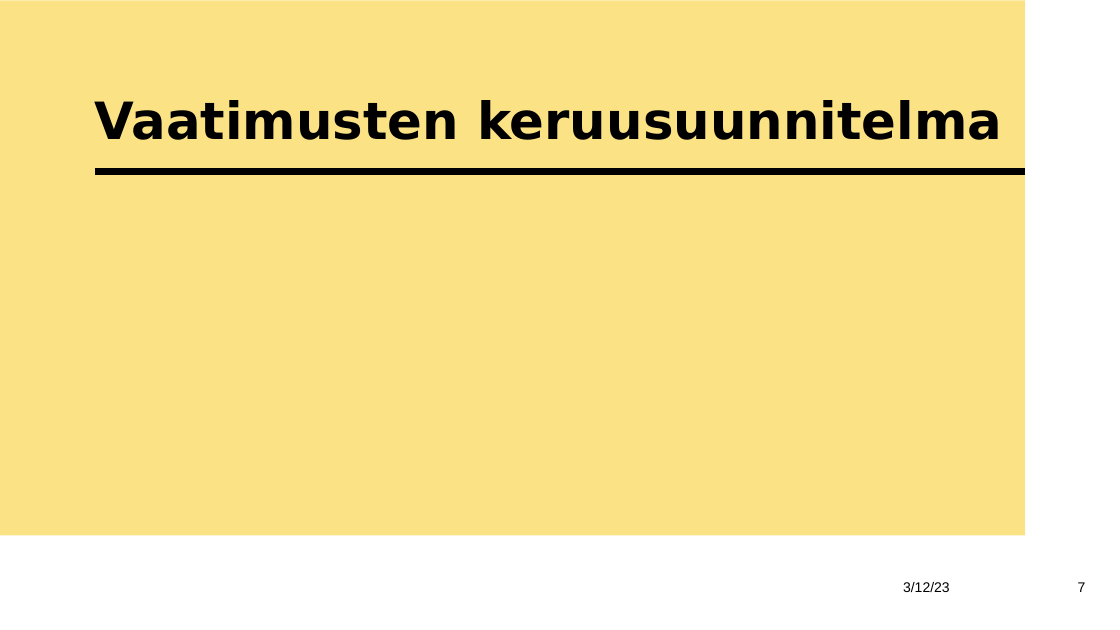
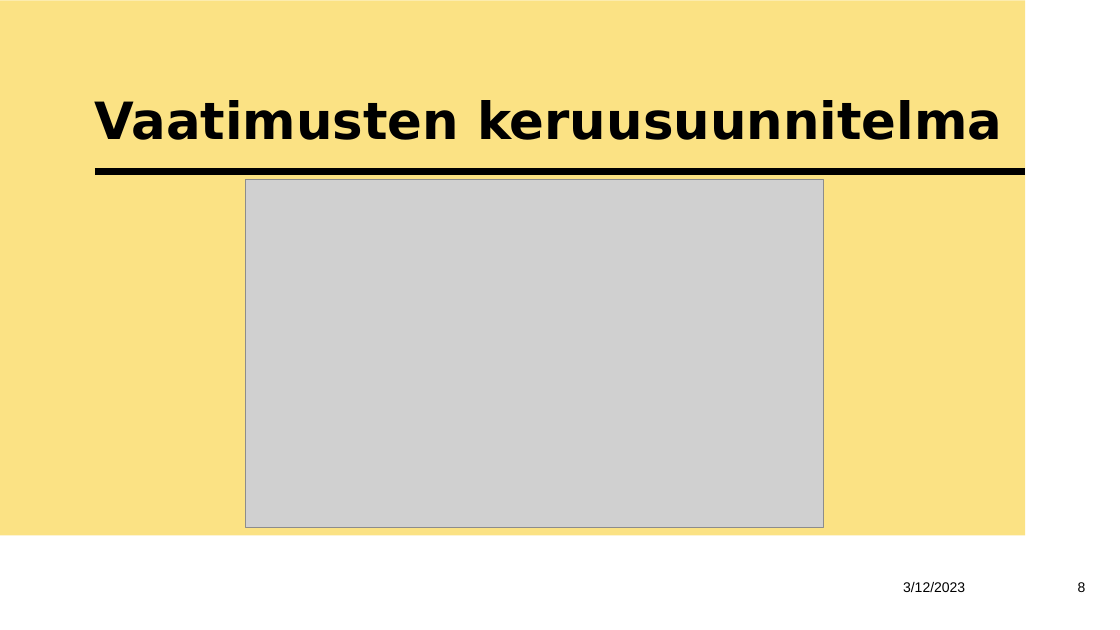
Before and after one commit to fvwx/jotu-pro, a slide deck: slide 8 of R140-JOTU2023-1esitys-vZ.pptx (slide 7 before the commit). Drawn at 1120x630 pixels with LibreOffice and Linux fonts; fonts in the diff are those of the drawing; grey boxes stand for pictures. Boxes give left, top, right and bottom in pixels: in the first picture for what was removed or moved away, otherwise in the second. Text is boxed around its words. In the diff, an @@ line names an element or a change of style, - is before the commit and + after.

```diff
--- a/R140-JOTU2023-1esitys-vZ.pptx
+++ b/R140-JOTU2023-1esitys-vZ.pptx
@@ picture added at (245, 180, 824, 528) @@
@@ text at (903, 582, 965, 592): text changed @@
-3/12/23
+3/12/2023
@@ page number at (1078, 582, 1086, 592): text changed @@
-7
+8
```
Also in this commit, not shown: 4 other slides changed, 1 slide added.
